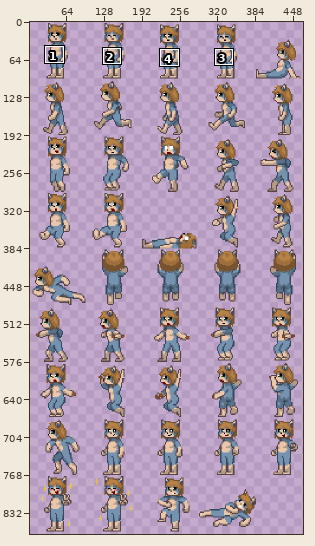
Sprite sheet -- assets/Sprites/Azzy/AzzySheet.png. Above, an overview of the earlier version with the close-up marked.
Close-up. Before:
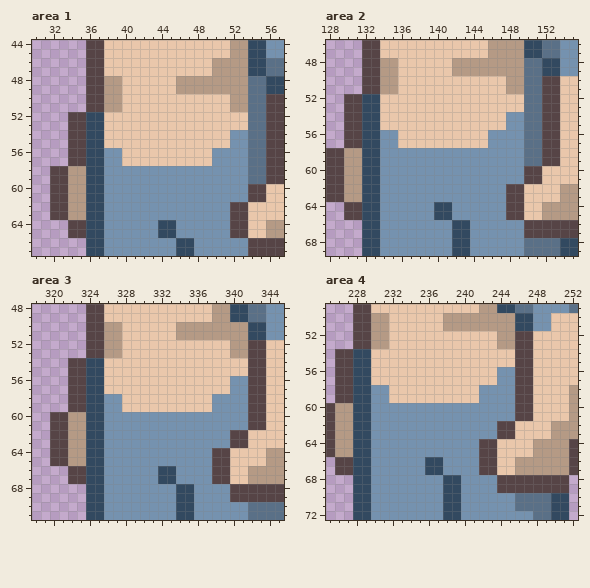
The file is 480x960 pixels. Shown: area 1: x 30..57, y 44..67; area 2: x 128..155, y 46..69; area 3: x 318..345, y 48..71; area 4: x 225..252, y 49..72. The wide view leaves out empty margins. The commit also changed other parts of the picture, which this record leaves out.
The result:
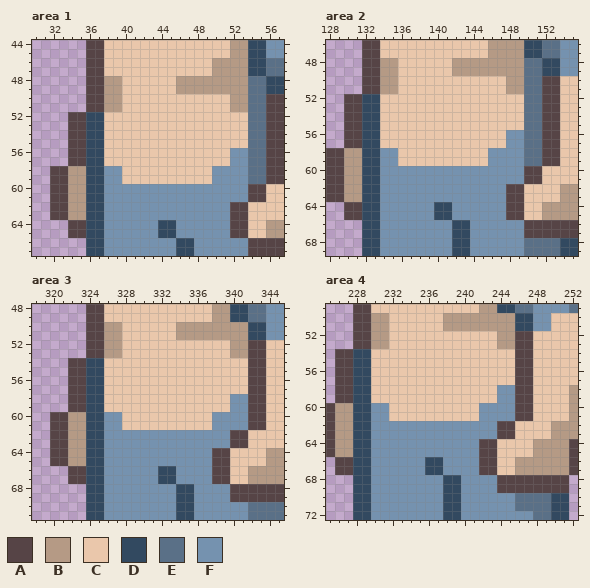
Palette (. is transparent): A #564446  B #b59a85  C #eac7ab  D #324960  E #5a7087  F #7592af
Difference:
Changed rows in their new state; - is an unchanged pixel.
Area 1:
first column x 38:
54 --------------CC
55 --------------CC
56 CC----------CC--
57 CC----------CC--
58 --CCCCCCCCCC----
59 --CCCCCCCCCC----
Area 2:
first column x 134:
54 --------------CC
55 --------------CC
56 CC----------CC--
57 CC----------CC--
58 --CCCCCCCCCC----
59 --CCCCCCCCCC----
Area 3:
first column x 326:
56 --------------CC
57 --------------CC
58 CC----------CC--
59 CC----------CC--
60 --CCCCCCCCCC----
61 --CCCCCCCCCC----
Area 4:
first column x 230:
56 --------------CC
57 --------------CC
58 CC----------CC--
59 CC----------CC--
60 --CCCCCCCCCC----
61 --CCCCCCCCCC----
Pixel boxes of the changes (left, top, right, bottom) in both close-ups:
changed: (104, 130, 248, 184)
changed: (380, 112, 524, 166)
changed: (104, 376, 248, 430)
changed: (371, 367, 515, 421)
